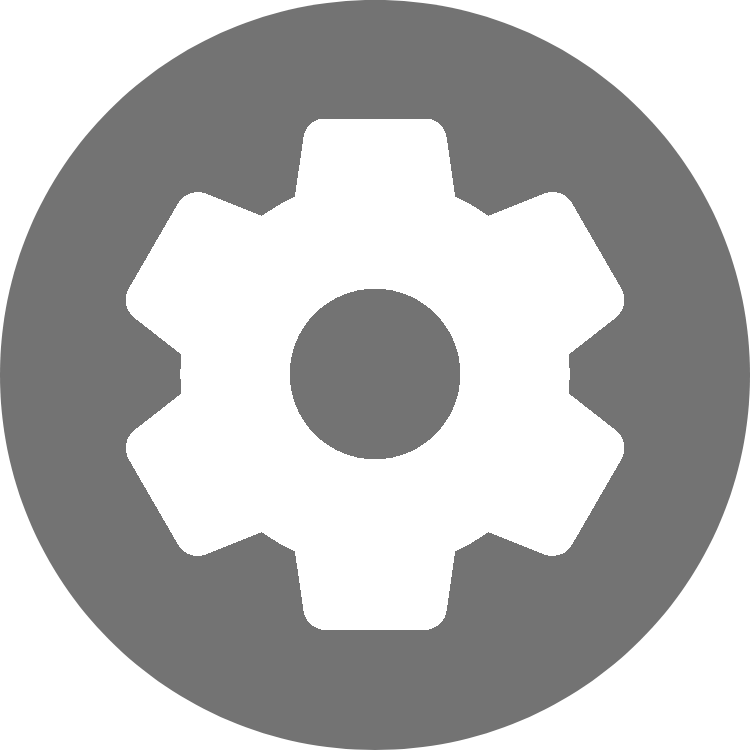
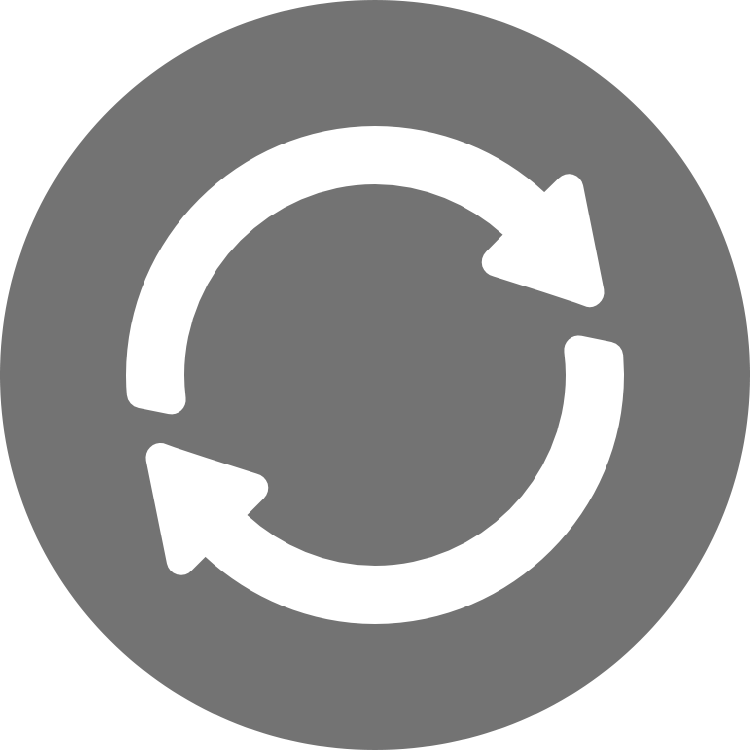
Layers edited between the first and the second 750 x 750 image:
added layer "refresh" above "settings" over box(126, 126, 624, 624)
hid "settings" over box(126, 119, 624, 630)
painted on "Shape 1", unmasked it over box(0, 0, 750, 750)
